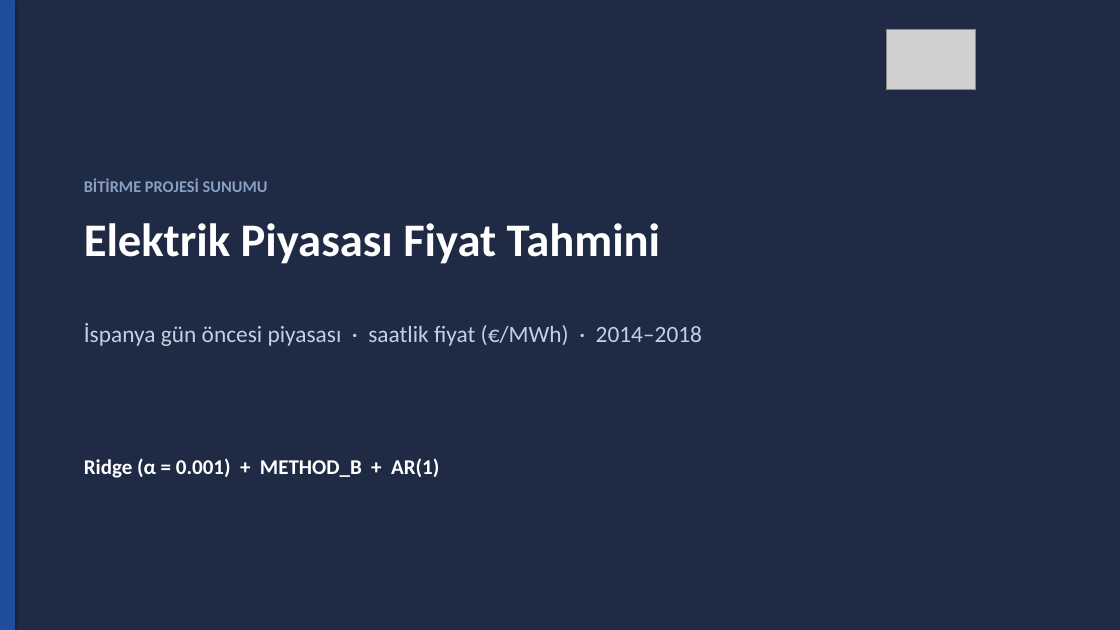
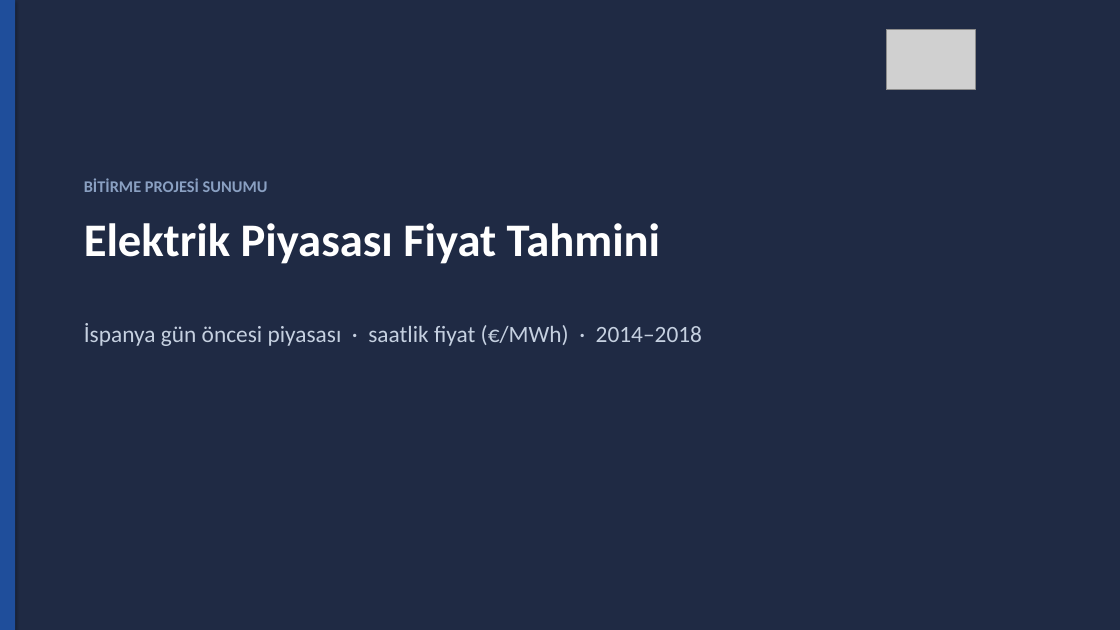
Before and after one commit to ibrahim-cn/Electricity-Market-Price-Forecast, a slide deck: slide 1 of docs/Elektrik_Piyasasi_Fiyat_Tahmini_Sunum.pptx. Drawn at 1120x630 pixels with LibreOffice and Linux fonts; fonts in the diff are those of the drawing; grey boxes stand for pictures. Boxes give left, top, right and bottom in pixels: in the first picture for what was removed or moved away, otherwise in the second. Text is boxed around its words. In the diff, an @@ line names an element or a change of style, - is before the commit and + after.

Commit message:
The presantation was fixed.

```diff
--- a/docs/Elektrik_Piyasasi_Fiyat_Tahmini_Sunum.pptx
+++ b/docs/Elektrik_Piyasasi_Fiyat_Tahmini_Sunum.pptx
@@ text removed at <box>84,458,439,478</box> @@
-Ridge (α = 0.001) + METHOD_B + AR(1)
```
